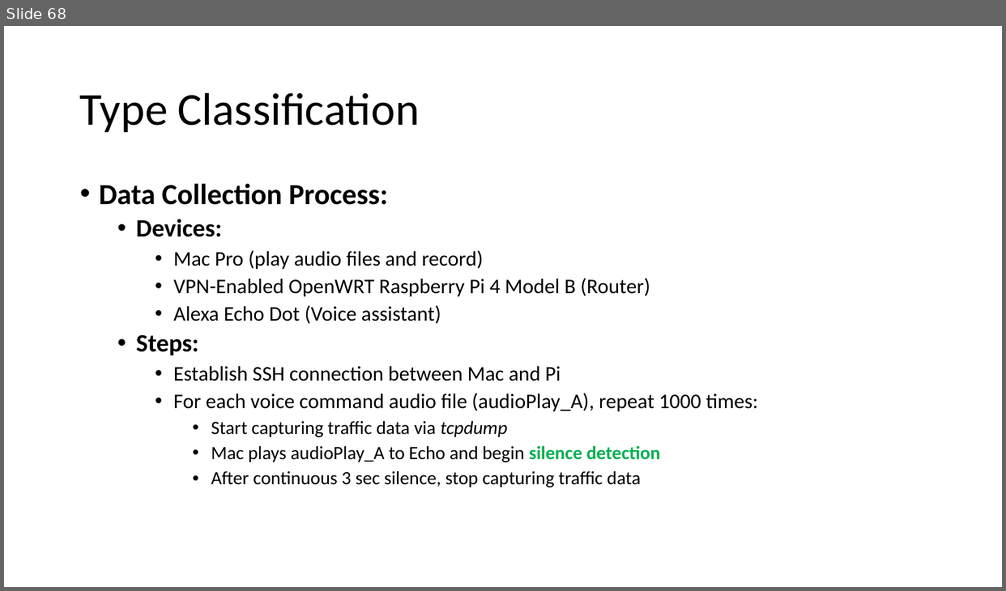
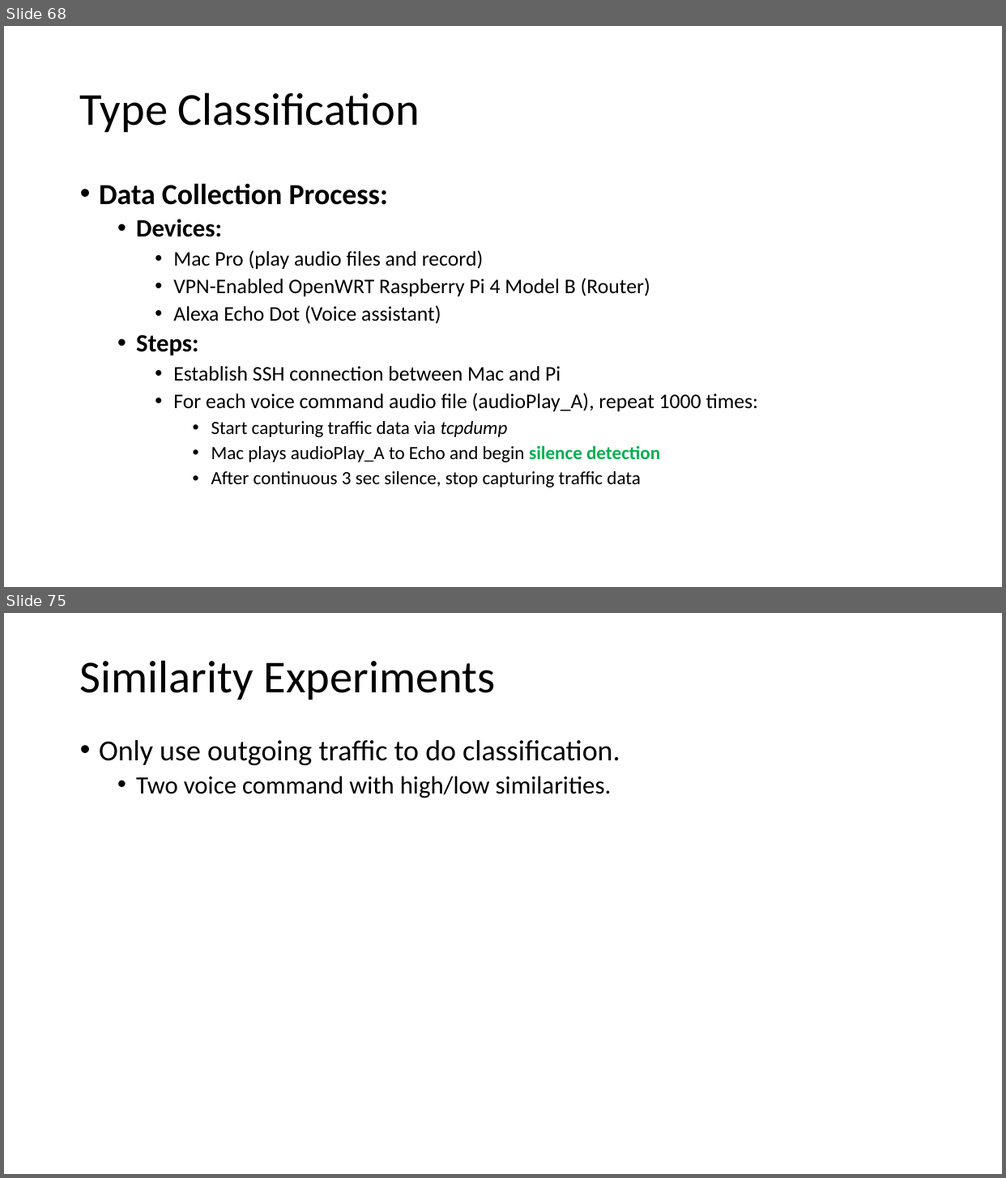
Before and after one commit to GXG-CS/voice_attack, a slide deck: note/Presentation1.pptx. Shown one above the other, each under a label of ours: slide 68 before the commit, slides 68 and 75 after it; the slides between them are not shown. The pictures are 1006x591 and 1006x1178 pixels, drawn with LibreOffice and Linux fonts; fonts in the diff are those of the drawing. Boxes give left, top, right and bottom in pixels: in the first picture for what was removed or moved away, otherwise in the second. Text is boxed around its words. In the diff, an @@ line names an element or a change of style, - is before the commit and + after.

Commit message:
similarity

```diff
--- a/note/Presentation1.pptx
+++ b/note/Presentation1.pptx
@@ slide 75 added at (x1=4, y1=613, x2=1002, y2=1174), background #FFFFFF @@
@@ title added at (x1=80, y1=660, x2=496, y2=700), 44 pt, text #000000 @@
+Similarity Experiments
@@ text added at (x1=99, y1=740, x2=620, y2=798), 28 pt, text #000000 @@
+• Only use outgoing traffic to do classification.
+  • Two voice command with high/low similarities.
```
Also in this commit, not shown: 6 other slides added.
